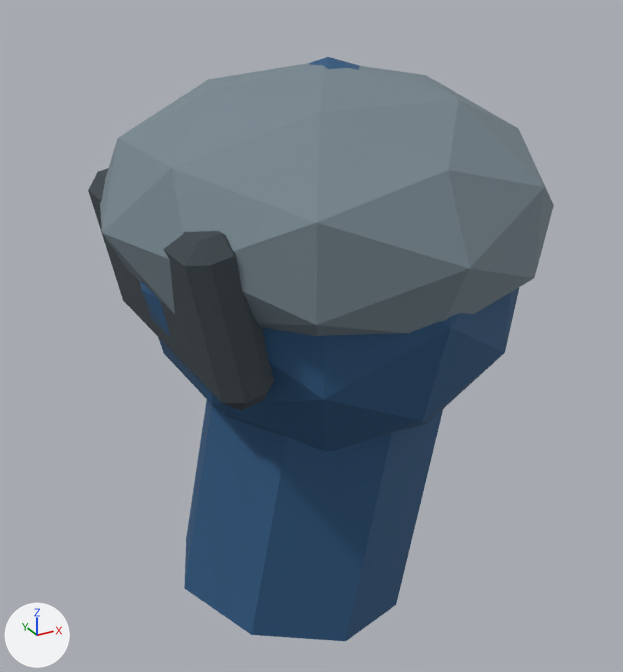
The glTF model assets/models/units/musketeer_advanced/ArmLeft.glb, before and after one commit.
One viewpoint serves both versions: a camera (50 mm lens) standing at (-0.281, -0.464, 0.179) and looking at (-0.024, 0.002, -0.054). Every picture has the same lights, and +X, +Y and +Z are marked at lower left. The older version comes first. Vertices at exactly the same position are counted once.

Names of what the first picture shows: 'Sculpture'.
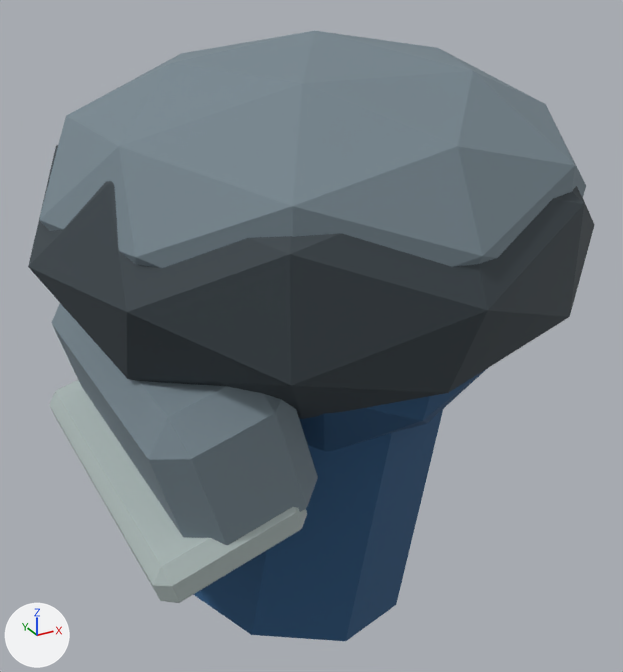
The change, as a diff of the scene's bpy script:
```diff
--- a/assets/models/units/musketeer_advanced/ArmLeft.glb.py
+++ b/assets/models/units/musketeer_advanced/ArmLeft.glb.py
@@ me_sculpture @@
 # used by ob_sculpture; location = (0.0, 0.0, 0.0)
-me_sculpture.from_pydata(...)  # 126 vertices, 236 faces; spans x -0.159..0.125, y -0.147..0.147, z -0.256..0.125
+me_sculpture.from_pydata(...)  # 192 vertices, 360 faces; spans x -0.201..0.155, y -0.17..0.17, z -0.256..0.14
+# me_sculpture part 1: a new loose piece, an icosphere of 80 faces spanning x -0.192..0.146, y -0.163..0.163, z -0.04..0.14, in mat_unitsurface
+# me_sculpture part 2: a new loose piece of 24 vertices spanning x -0.174..-0.076, y -0.117..0.117, z -0.126..-0.016, in mat_unitsurface
+# me_sculpture part 3: a new loose piece of 24 vertices spanning x -0.18..-0.09, y -0.12..0.12, z -0.135..-0.087, in mat_unitsurface
+# me_sculpture part 4: the loose piece of 24 vertices spanning x -0.143..-0.095, y -0.095..0.095, z -0.045..0.055 is deleted
+# me_sculpture part 5: 80 kept faces spanning x -0.201..0.155, y -0.17..0.17, z -0.081..0.131 get new vertex colours; the middle colour goes from greyish blue #76868f to greyish blue #3b454b
+# other edits to the shape of me_sculpture do not show in these pictures
 me_sculpture.materials.append(mat_unitsurface)
```

Changed parts and their boxes [x1, y1, x2, y2] in the pictures (623 x 672 px):
'Sculpture', reshaped (21% wider): before [88, 57, 554, 641]; after [28, 31, 594, 641]
part 1 of me_sculpture, added: after [39, 31, 586, 268]
part 2 of me_sculpture, added: after [52, 303, 318, 545]
part 3 of me_sculpture, added: after [49, 380, 307, 603]
part 4 of me_sculpture, deleted: before [88, 168, 275, 410]
part 5 of me_sculpture, recoloured: before [100, 63, 554, 336]; after [28, 145, 594, 419]
